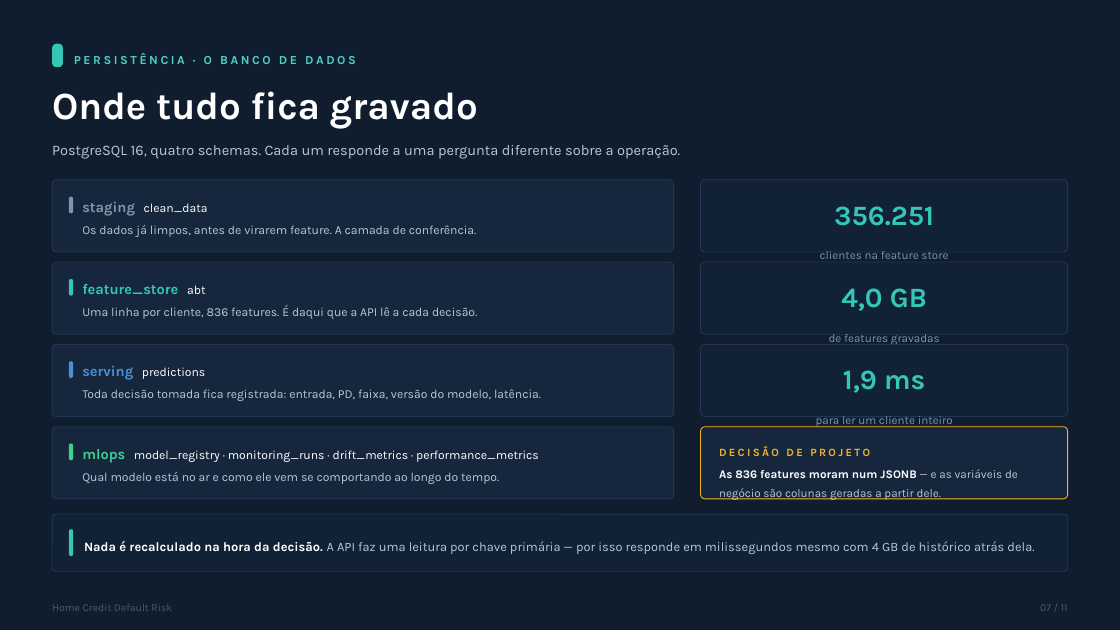
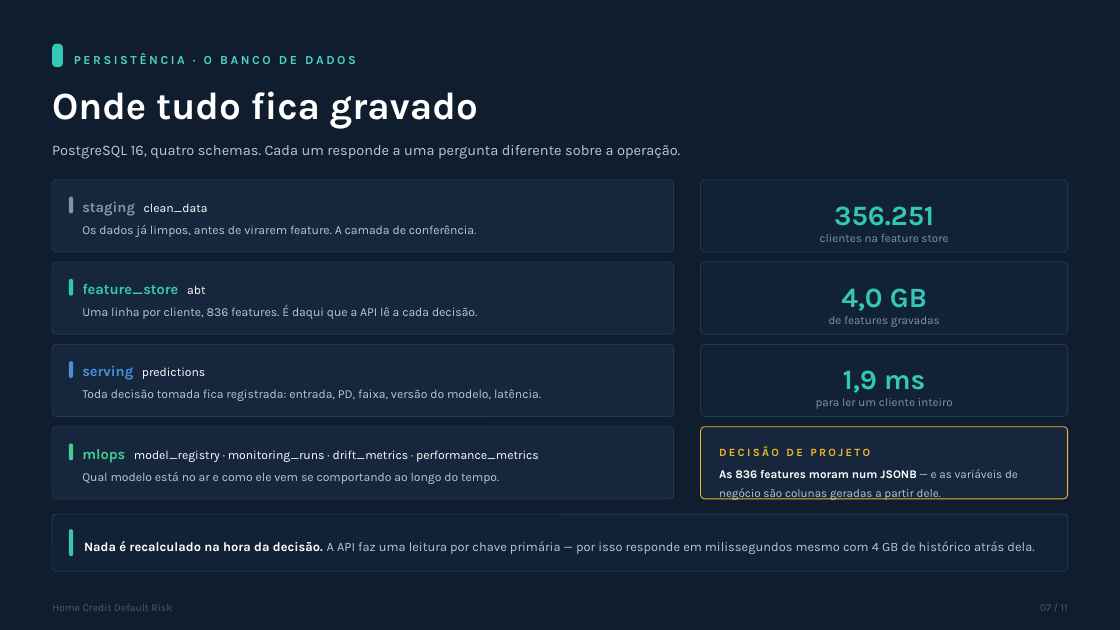
Before and after one commit to thiagobhte/CreditRisk, a slide deck: slide 7 of Apresentacao_Credit_Risk_v2.pptx. Drawn at 1120x630 pixels with LibreOffice and Linux fonts; fonts in the diff are those of the drawing. Boxes give left, top, right and bottom in pixels: in the first picture for what was removed or moved away, otherwise in the second. Text is boxed around its words. In the diff, an @@ line names an element or a change of style, - is before the commit and + after.

```diff
--- a/Apresentacao_Credit_Risk_v2.pptx
+++ b/Apresentacao_Credit_Risk_v2.pptx
@@ text "clientes na feature store": place and size @@
-text "clientes na feature store" at (820,251,948,259)
+text "clientes na feature store" at (820,234,948,242)
@@ text "de features gravadas": place and size @@
-text "de features gravadas" at (829,334,940,344)
+text "de features gravadas" at (829,316,940,327)
@@ text "para ler um cliente inteiro": place and size @@
-text "para ler um cliente inteiro" at (816,416,953,427)
+text "para ler um cliente inteiro" at (816,398,953,409)
```
Also in this commit, not shown: 6 other slides changed, 1 other file.
